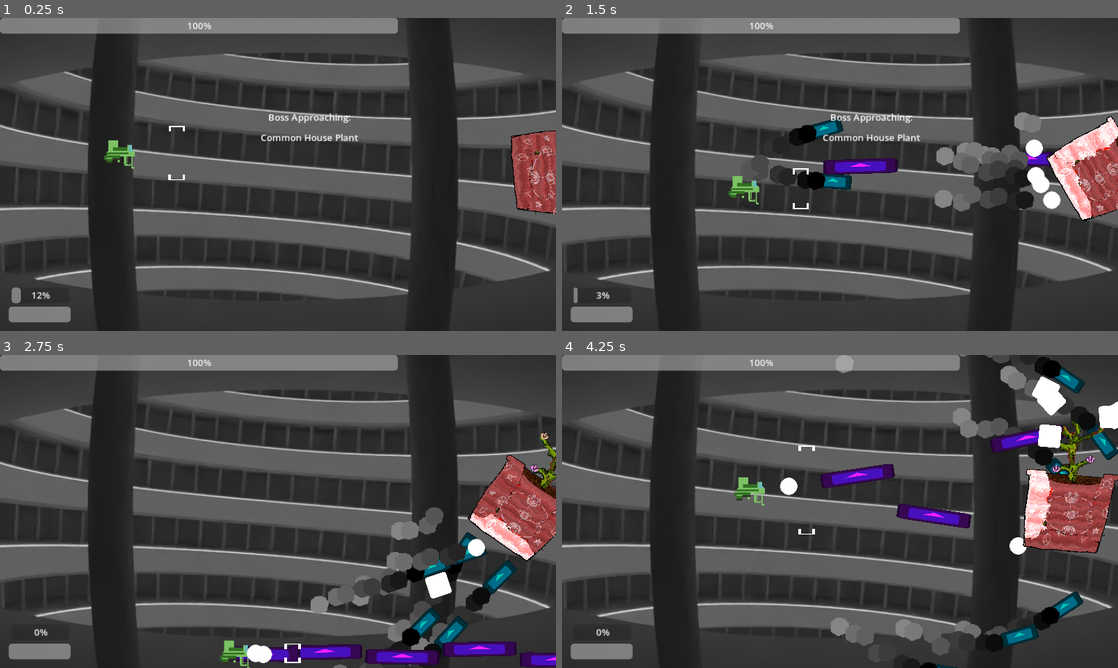
Above: before the commit, frames 1-4 (two rows, left to right).
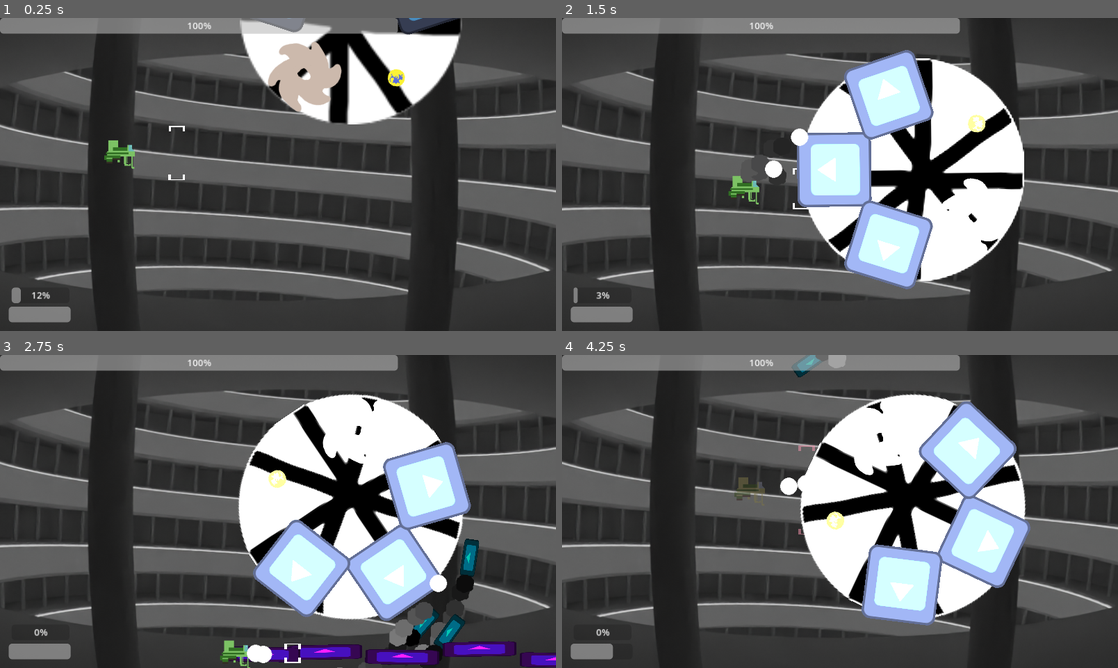
Above: after the commit, the same moments.

Repository: klianc09/bossrushcollab
Game: Godot game, scene res://test.tscn
The game is run twice, just before and just after one commit, with the same random seed, the same clock (stepped at 60 frames per second) and the same inputs. The engine's default icon, where the game draws it, is replaced by a stand-in: a white triangle on a blue panel in a dark square.
Inputs (mouse positions are in pixels of both pictures, inside the frame that each line leads up to):
- Up to frame 1 (0.25 s): no input
- Up to frame 2 (1.5 s): move the mouse to (962, 158) at 0.52 s; press the mouse at (962, 158) at 0.53 s; hold Right (ui_right) 0.53-1.28 s; move the mouse to (728, 190) at 1.27 s; release the mouse at (728, 190) at 1.28 s; hold Down (ui_down) from 1.28 s (still down); click (728, 190) at 1.35 s
- Up to frame 3 (2.75 s): move the mouse to (333, 442) at 2.02 s; release Down (ui_down) at 2.03 s; press the mouse at (333, 442) at 2.03 s; hold Right (ui_right) from 2.03 s (still down)
- Up to frame 4 (4.25 s): move the mouse to (812, 574) at 2.77 s; release Right (ui_right) at 2.78 s; release the mouse at (812, 574) at 2.78 s; hold Up (ui_up) 2.78-3.53 s; click (812, 574) at 2.85 s; move the mouse to (1006, 558) at 3.52 s; press the mouse at (1006, 558) at 3.53 s; hold Left (ui_left) from 3.53 s (still down)

The runs differ from the first frame. In frame 1, 12% of the frame differs, in the area x 43-100%, y 0-63%; in frame 2, 28%; in frame 3, 29%; in frame 4, 33%, in the area x 8-100%, y 0-100%.

Commit message:
Cleanup after merge

Diff:
--- a/boss/example/example_boss_1.gd
+++ b/boss/example/example_boss_1.gd
@@ -13,7 +13,7 @@
 func _ready() -> void:
 	super() # very important to call the base function (from the enemy script)
 	invincible = true
-	$CritArea.invincible = false
+	$CritArea.invincible = true
 	position.x = Singleton.viewportSize.x + 500
 	position.y = Singleton.viewportSize.y / 2
 
--- a/test.tscn
+++ b/test.tscn
@@ -31,8 +31,7 @@
 
 [node name="Main" type="Node2D"]
 script = ExtResource("1_de0hb")
-bosses = Array[PackedScene]([ExtResource("6_mstoc"), ExtResource("5_16l7w"), ExtResource("4_74lfw"), ExtResource("5_c27a8")])
-testBoss = ExtResource("5_4xus3")
+bosses = Array[PackedScene]([ExtResource("6_mstoc"), ExtResource("5_16l7w"), ExtResource("4_74lfw"), ExtResource("5_c27a8"), ExtResource("5_4xus3")])
 
 [node name="BgTowerThing" type="Sprite2D" parent="."]
 z_index = -10
@@ -150,10 +149,12 @@
 [node name="clickSfx" type="AudioStreamPlayer" parent="WheelOfUnfortune"]
 stream = SubResource("AudioStreamRandomizer_nwoc5")
 max_polyphony = 16
+bus = &"SFX"
 
 [node name="impactSfx" type="AudioStreamPlayer" parent="WheelOfUnfortune"]
 stream = SubResource("AudioStreamRandomizer_6r05k")
 max_polyphony = 16
+bus = &"SFX"
 
 [connection signal="charge_change" from="player" to="CanvasLayer/hud" method="_on_player_charge_change"]
 [connection signal="health_change" from="player" to="CanvasLayer/hud" method="_on_player_health_change"]
